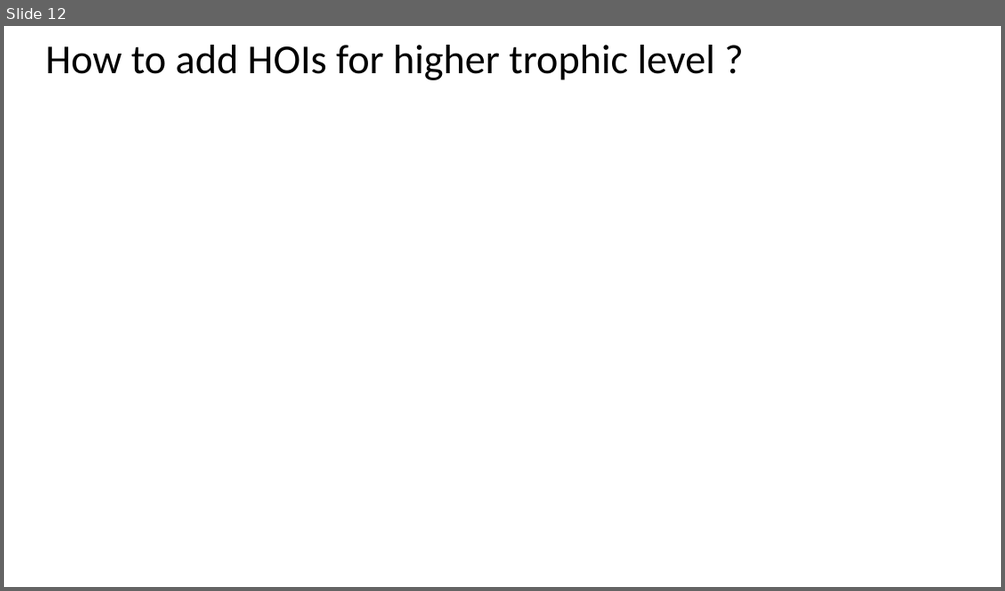
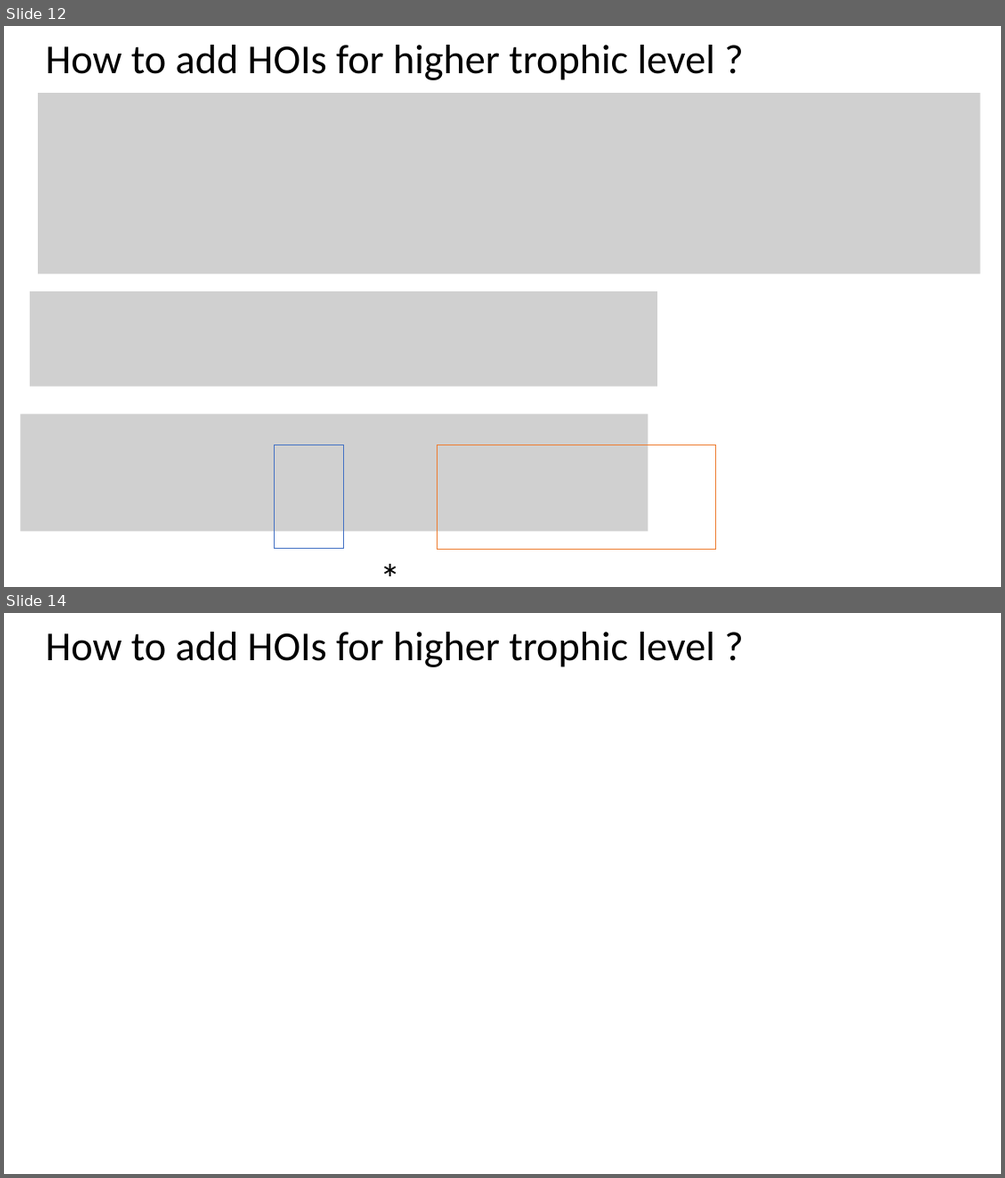
Before and after one commit to Buchel9844/Complexity_Caracoles, a slide deck: relatedocuments/Complexity.pptx. Shown one above the other, each under a label of ours: slide 12 before the commit, slides 12 and 14 after it; the slides between them are not shown. The pictures are 1005x591 and 1005x1178 pixels, drawn with LibreOffice and Linux fonts; fonts in the diff are those of the drawing; grey boxes stand for pictures. Boxes give left, top, right and bottom in pixels: in the first picture for what was removed or moved away, otherwise in the second. Text is boxed around its words. In the diff, an @@ line names an element or a change of style, - is before the commit and + after.

Commit message:
scaling, HOIs HTL
addition of HOIS HTL but not in Stan, and scaling of all interactions between 0-100

```diff
--- a/relatedocuments/Complexity.pptx
+++ b/relatedocuments/Complexity.pptx
@@ slide 12 added at (x1=4, y1=26, x2=1001, y2=587), background #FFFFFF @@
@@ title added at (x1=46, y1=45, x2=715, y2=80), 39.6 pt, text #000000 @@
+How to add HOIs for higher trophic level ?
@@ picture added at (x1=38, y1=93, x2=979, y2=273) @@
@@ picture added at (x1=30, y1=291, x2=657, y2=386) @@
@@ picture added at (x1=20, y1=414, x2=647, y2=532) @@
@@ rectangle added at (x1=275, y1=445, x2=343, y2=548), outline #4472C4 1 pt @@
@@ rectangle added at (x1=437, y1=445, x2=715, y2=548), outline #ED7D31 1 pt @@
@@ text added at (x1=372, y1=548, x2=409, y2=587), 40 pt, text #000000 @@
+*
@@ what was slide 12 is now slide 14 @@
```
Also in this commit, not shown: 1 slide changed, 1 other slide added, 4 other files.
